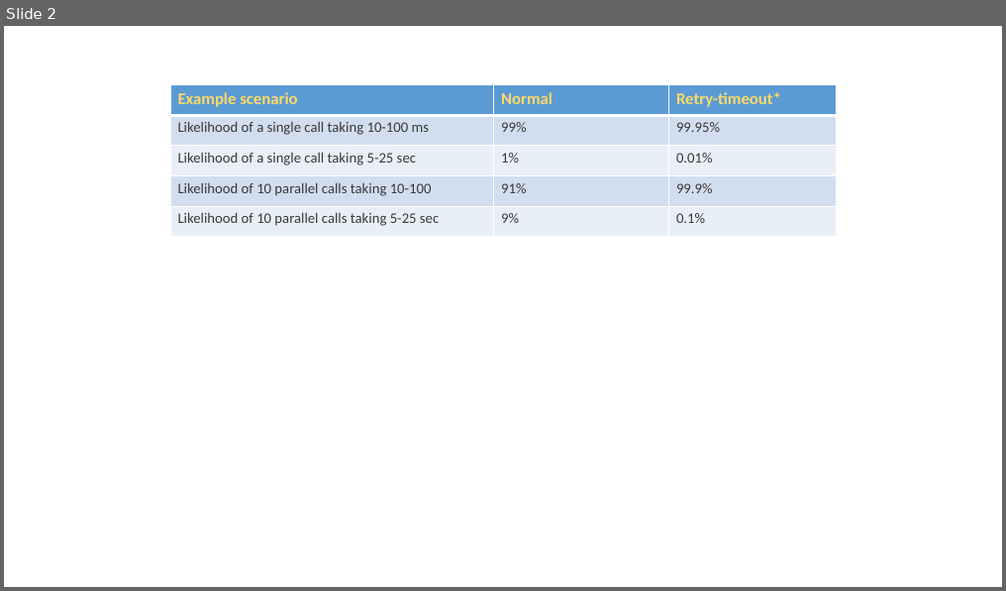
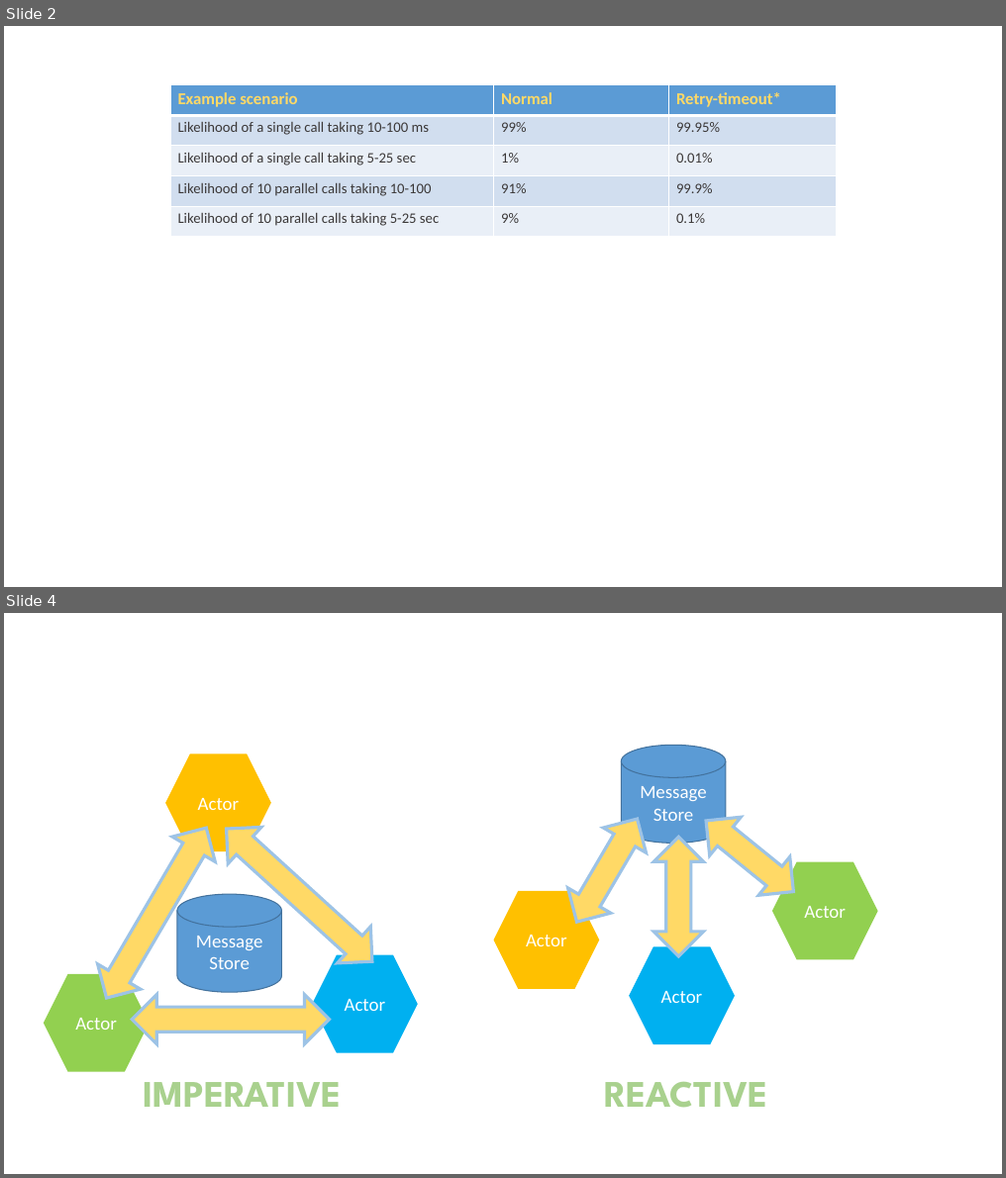
Before and after one commit to aliostad/PublicImages, a slide deck: diagrams/Diagrams.pptx. Shown one above the other, each under a label of ours: slide 2 before the commit, slides 2 and 4 after it; the slides between them are not shown. The pictures are 1006x591 and 1006x1178 pixels, drawn with LibreOffice and Linux fonts; fonts in the diff are those of the drawing. Boxes give left, top, right and bottom in pixels: in the first picture for what was removed or moved away, otherwise in the second. Text is boxed around its words. In the diff, an @@ line names an element or a change of style, - is before the commit and + after.

```diff
--- a/diagrams/Diagrams.pptx
+++ b/diagrams/Diagrams.pptx
@@ slide 4 added at (x1=4, y1=613, x2=1002, y2=1174), background #FFFFFF @@
@@ hexagon added at (x1=165, y1=754, x2=271, y2=852), fill #FFC000, 18 pt, text #FFFFFF @@
+Actor
@@ cylinder added at (x1=622, y1=745, x2=726, y2=843), fill #5B9BD5, outline #43739E 1 pt, 18 pt, text #FFFFFF @@
+Message
+Store
@@ up down arrow added at (x1=84, y1=816, x2=228, y2=1011), fill #FFD966, outline #9DC3E6 3 pt @@
@@ up down arrow added at (x1=209, y1=810, x2=389, y2=980), fill #FFD966, outline #9DC3E6 3 pt @@
@@ up down arrow added at (x1=555, y1=806, x2=659, y2=935), fill #FFD966, outline #9DC3E6 3 pt @@
@@ up down arrow added at (x1=690, y1=802, x2=809, y2=911), fill #FFD966, outline #9DC3E6 3 pt @@
@@ up down arrow added at (x1=653, y1=837, x2=703, y2=957), fill #FFD966, outline #9DC3E6 3 pt @@
@@ hexagon added at (x1=772, y1=862, x2=877, y2=960), fill #92D050, 18 pt, text #FFFFFF @@
+Actor
@@ cylinder added at (x1=177, y1=894, x2=281, y2=992), fill #5B9BD5, outline #43739E 1 pt, 18 pt, text #FFFFFF @@
+Message
+Store
@@ hexagon added at (x1=494, y1=891, x2=599, y2=989), fill #FFC000, 18 pt, text #FFFFFF @@
+Actor
@@ hexagon added at (x1=313, y1=956, x2=418, y2=1054), fill #00B0F0, 18 pt, text #FFFFFF @@
+Actor
@@ hexagon added at (x1=629, y1=947, x2=735, y2=1045), fill #00B0F0, 18 pt, text #FFFFFF @@
+Actor
@@ hexagon added at (x1=44, y1=974, x2=150, y2=1072), fill #92D050, 18 pt, text #FFFFFF @@
+Actor
@@ up down arrow added at (x1=132, y1=995, x2=330, y2=1045), fill #FFD966, outline #9DC3E6 3 pt @@
@@ text added at (x1=143, y1=1082, x2=342, y2=1107), 36 pt, text #A9D18E, bold @@
+IMPERATIVE
@@ text added at (x1=604, y1=1081, x2=768, y2=1108), 36 pt, text #A9D18E, bold @@
+REACTIVE
```
Also in this commit, not shown: 1 other slide added, 2 other files.
